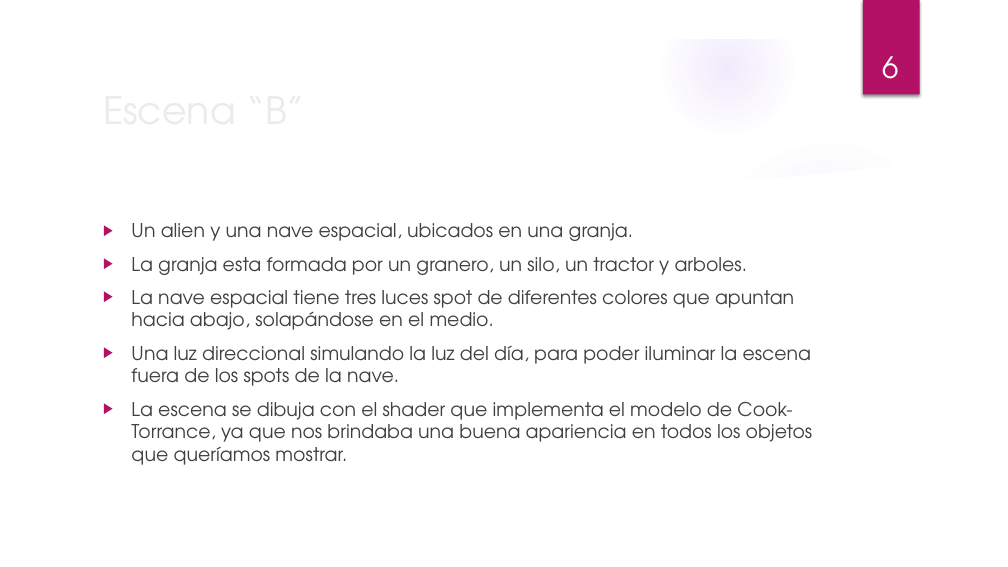
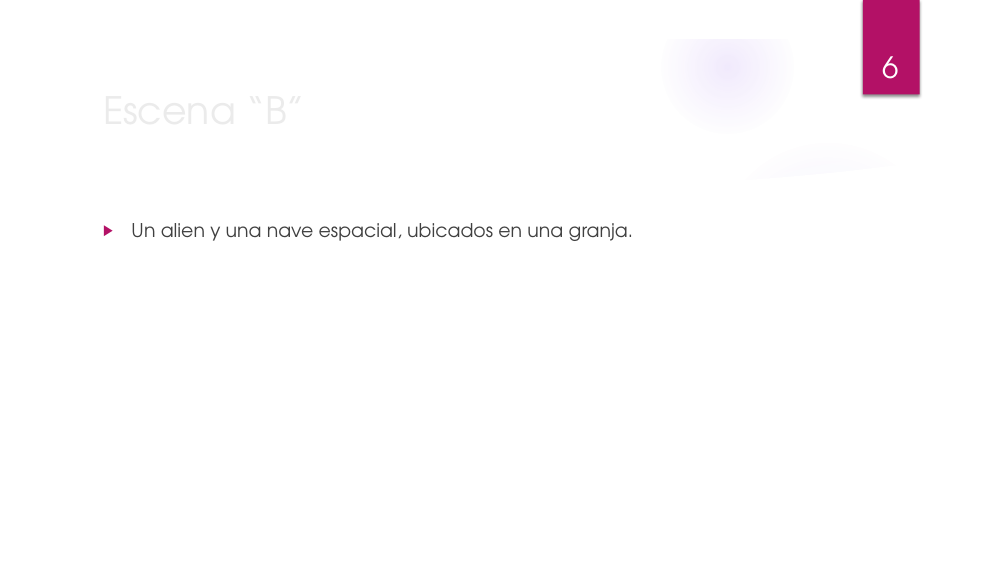
Before and after one commit to nlandau91/CG2019, a slide deck: slide 6 of Proyecto2/Presentacion Proyecto 2.pptx. Drawn at 1008x567 pixels with LibreOffice and Linux fonts; fonts in the diff are those of the drawing; background and template pictures are left out. Boxes give left, top, right and bottom in pixels: in the first picture for what was removed or moved away, otherwise in the second. Text is boxed around its words. In the diff, an @@ line names an element or a change of style, - is before the commit and + after.

```diff
--- a/Proyecto2/Presentacion Proyecto 2.pptx
+++ b/Proyecto2/Presentacion Proyecto 2.pptx
@@ text at <box>131,257,813,465</box>: paragraphs removed @@
-▶ La granja esta formada por un granero, un silo, un tractor y arboles.
-▶ La nave espacial tiene tres luces spot de diferentes colores que apuntan hacia abajo, solapándose en el medio.
-▶ Una luz direccional simulando la luz del día, para poder iluminar la escena fuera de los spots de la nave.
-▶ La escena se dibuja con el shader que implementa el modelo de Cook-Torrance, ya que nos brindaba una buena apariencia en todos los objetos que queríamos mostrar.
```
Also in this commit, not shown: 2 slides added, 1 other file.
